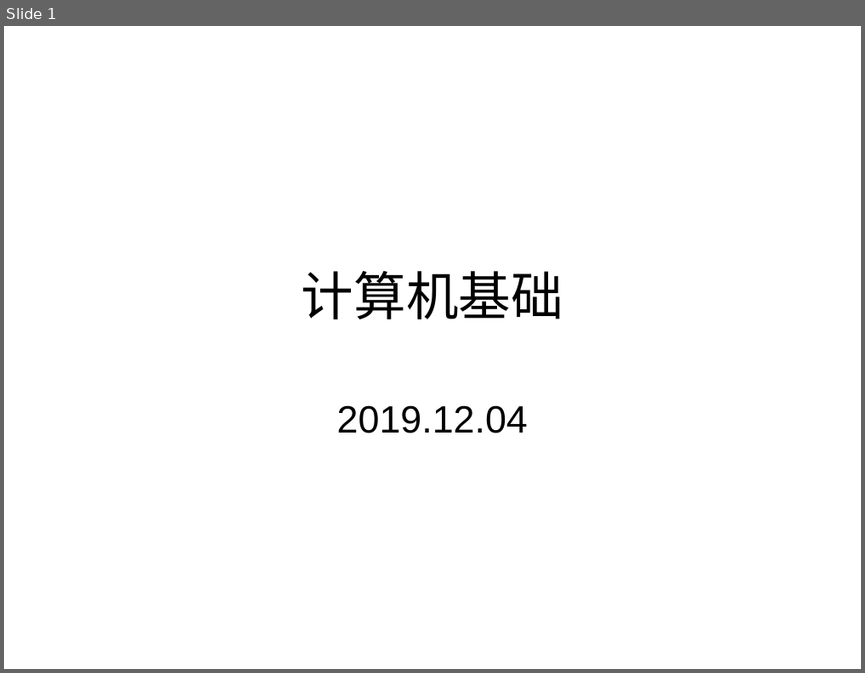
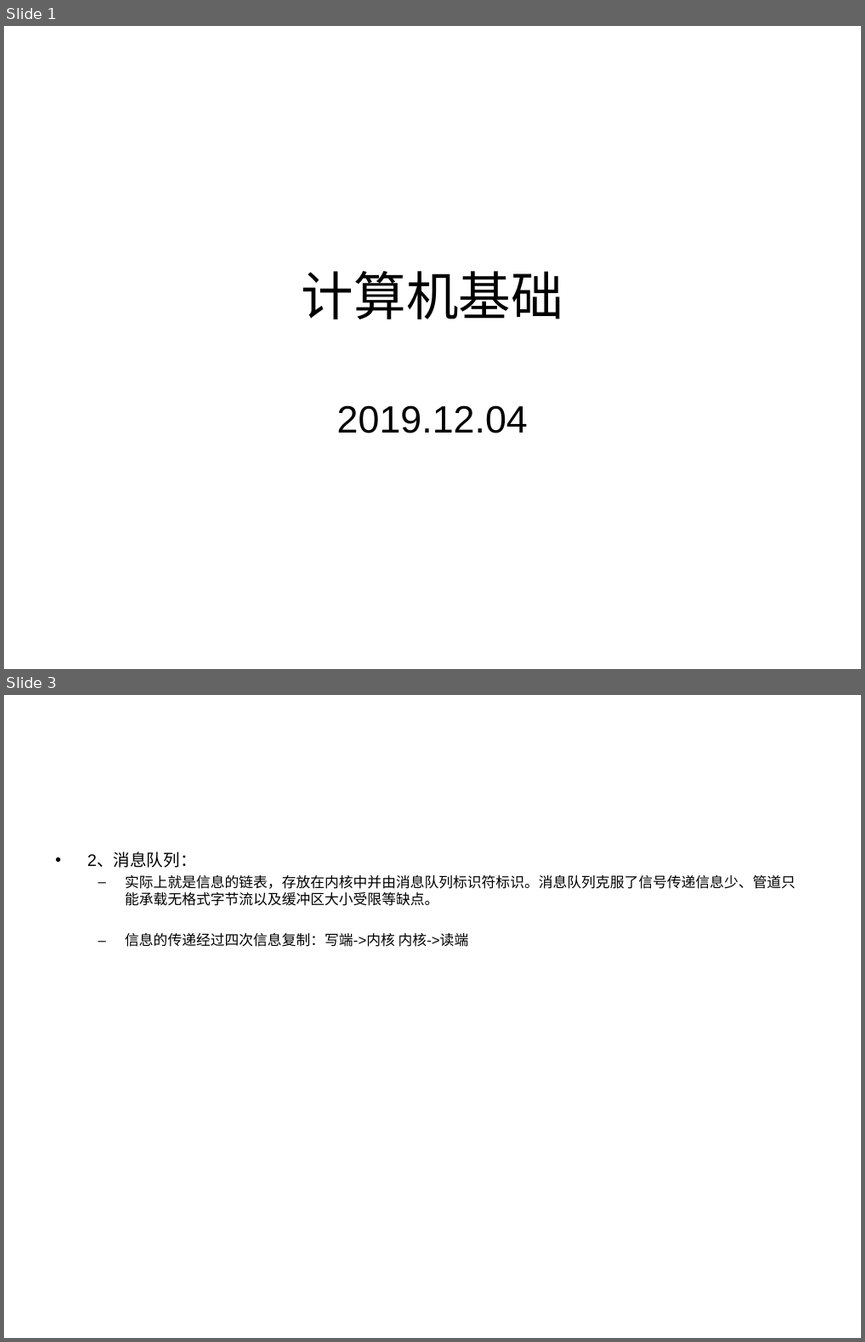
Before and after one commit to kindf/study, a slide deck: 计算机基础.ppt. Shown one above the other, each under a label of ours: slide 1 before the commit, slides 1 and 3 after it; the slides between them are not shown. The pictures are 865x673 and 865x1342 pixels, drawn with LibreOffice and Linux fonts; fonts in the diff are those of the drawing. Boxes give left, top, right and bottom in pixels: in the first picture for what was removed or moved away, otherwise in the second. Text is boxed around its words. In the diff, an @@ line names an element or a change of style, - is before the commit and + after.

```diff
--- a/计算机基础.ppt
+++ b/计算机基础.ppt
@@ slide 3 added at (4, 695, 861, 1338), background #FFFFFF @@
@@ text added at (87, 852, 795, 947), 12 pt, text #000000 @@
+• 2、消息队列：
+  – 实际上就是信息的链表，存放在内核中并由消息队列标识符标识。消息队列克服了信号传递信息少、管道只能承载无格式字节流以及缓冲区大小受限等缺点。
+  – 信息的传递经过四次信息复制：写端->内核 内核->读端
```
Also in this commit, not shown: 1 slide changed.
